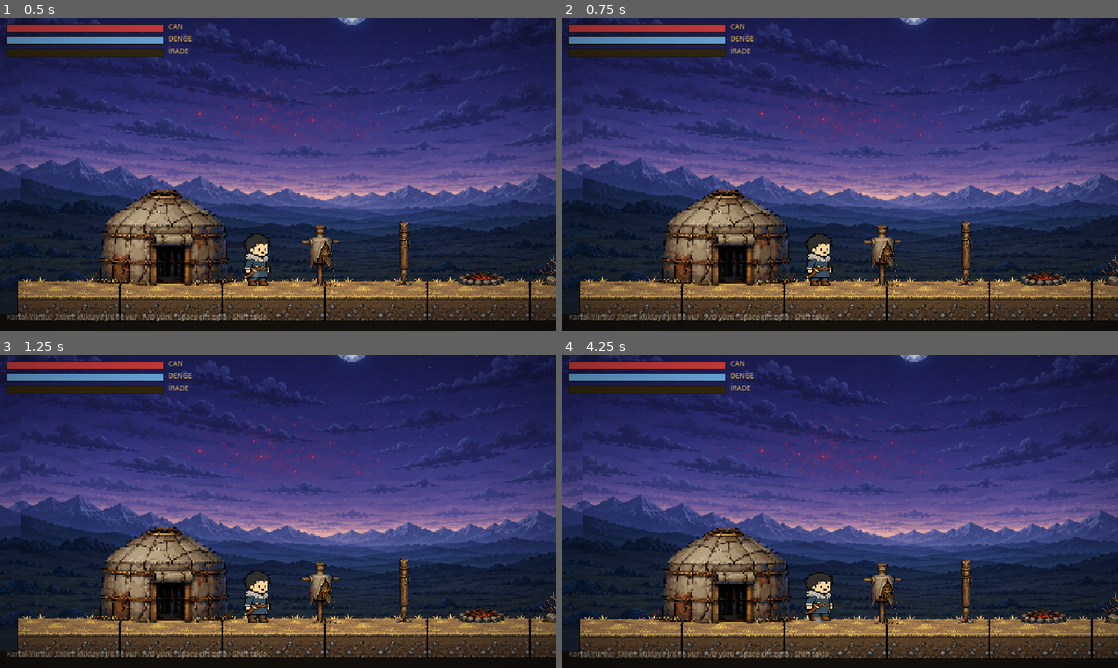
Above: before the commit, frames 1-4 (two rows, left to right).
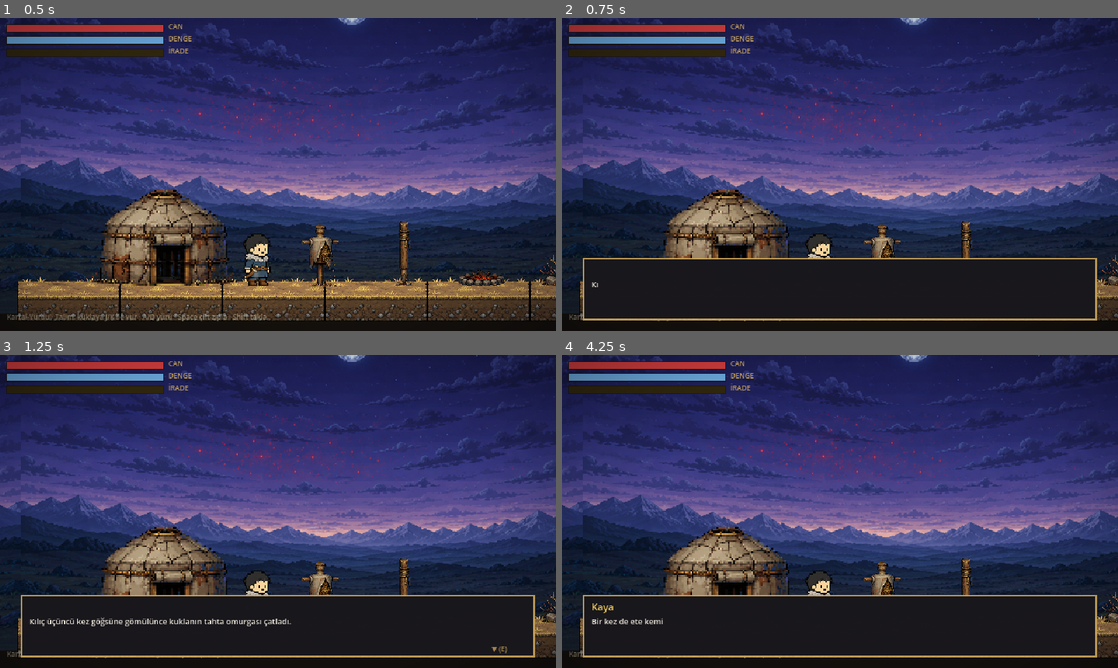
Above: after the commit, the same moments.

Repository: AhmetSoz/verridia
Game: Godot game, scene res://scenes/levels/kartal_yurdu.tscn
Two runs of this game, one before a commit and one after it. Both use one fixed random seed, a clock stepped at 60 frames per second and the inputs below.
Inputs:
- Up to frame 1 (0.5 s): no input
- Up to frame 2 (0.75 s): hold E (etkilesim) from 0.53 s (still down)
- Up to frame 3 (1.25 s): keep holding E (etkilesim); tap J (saldiri_hafif) at 0.8 s
- Up to frame 4 (4.25 s): release E (etkilesim) at 1.28 s; tap J (saldiri_hafif) at 1.35, 3.05 s; tap Space (zipla) at 1.55, 3.8 s; tap Enter at 2 s; hold Space (zipla) 2.03-2.78 s; tap E (etkilesim) at 2.3 s; tap S (egil) at 2.85 s; hold E (etkilesim) from 3.53 s (still down)

Frame 1 is identical in both runs. In frame 2, 13% of the frame differs, in the area x 3-97%, y 76-97%; in frame 3, 14%; in frame 4, 15%, in the area x 0-100%, y 54-97%.

Commit message:
feat(oyun): sinematik diyalog sistemi + Kartal-Yurdu kitap acilis metni
- dialog.tscn/gd: altin cerceveli Turkce diyalog kutusu, daktilo efekti, E/Space ilerlet
- Bolum 1 acilis: kitabin ilk satirlari (kukla+Tek Goz+Kaya'nin sozleri) sinematik oynar
- oyuncuya girdi_kilitli: sinematik/diyalog sirasinda kontrol kapali
- Kaya/Burkut sanati gelince duello + karakterler bu iskelete eklenecek

Co-Authored-By: Claude Opus 4.8 <noreply@anthropic.com>

Diff:
--- /dev/null
+++ b/game/scenes/ui/dialog.tscn
@@ -0,0 +1,55 @@
+[gd_scene load_steps=2 format=3]
+
+[ext_resource type="Script" path="res://scripts/ui/dialog.gd" id="1"]
+
+[node name="Dialog" type="CanvasLayer"]
+layer = 20
+script = ExtResource("1")
+
+[node name="Kutu" type="Control" parent="."]
+layout_mode = 3
+anchors_preset = 15
+anchor_right = 1.0
+anchor_bottom = 1.0
+
+[node name="Cerceve" type="ColorRect" parent="Kutu"]
+offset_left = 24.0
+offset_top = 276.0
+offset_right = 616.0
+offset_bottom = 348.0
+color = Color(0.79, 0.64, 0.36, 0.9)
+
+[node name="Zemin" type="ColorRect" parent="Kutu"]
+offset_left = 26.0
+offset_top = 278.0
+offset_right = 614.0
+offset_bottom = 346.0
+color = Color(0.07, 0.07, 0.1, 0.96)
+
+[node name="Ad" type="Label" parent="Kutu"]
+offset_left = 34.0
+offset_top = 282.0
+offset_right = 320.0
+offset_bottom = 296.0
+theme_override_colors/font_color = Color(0.91, 0.77, 0.36, 1)
+theme_override_font_sizes/font_size = 11
+text = "Ad"
+
+[node name="Metin" type="Label" parent="Kutu"]
+offset_left = 34.0
+offset_top = 300.0
+offset_right = 606.0
+offset_bottom = 342.0
+theme_override_colors/font_color = Color(0.92, 0.9, 0.85, 1)
+theme_override_font_sizes/font_size = 9
+autowrap_mode = 3
+text = "Metin"
+
+[node name="Devam" type="Label" parent="Kutu"]
+offset_left = 566.0
+offset_top = 332.0
+offset_right = 610.0
+offset_bottom = 344.0
+theme_override_colors/font_color = Color(0.79, 0.64, 0.36, 0.8)
+theme_override_font_sizes/font_size = 8
+text = "▼ (E)"
--- a/game/scripts/levels/kartal_yurdu.gd
+++ b/game/scripts/levels/kartal_yurdu.gd
@@ -1,6 +1,8 @@
 extends Node2D
 ## Kartal-Yurdu — Birinci Kitap açılışı (Bölüm 1, TOGAN).
 ## Şafak öncesi bozkır talim alanı. Tek Göz gökte, Kızıl Sürü ufukta.
+
+const DIALOG := preload("res://scenes/ui/dialog.tscn")
 
 @onready var oyuncu: PlayerTogan = $Togan
 @onready var hud = $HUD
@@ -14,3 +16,20 @@
 	kam.limit_right = 1520
 	kam.limit_top = -140
 	kam.limit_bottom = 392
+	_acilis_sinematigi.call_deferred()
+
+func _acilis_sinematigi() -> void:
+	# Togan yere otursun, sonra kitap açılış satırları
+	oyuncu.girdi_kilitli = true
+	await get_tree().create_timer(0.7).timeout
+	var d = DIALOG.instantiate()
+	add_child(d)
+	d.bitti.connect(func(): oyuncu.girdi_kilitli = false)
+	d.goster([
+		["", "Kılıç üçüncü kez göğsüne gömülünce kuklanın tahta omurgası çatladı."],
+		["", "Aşağıda Kartal-Yurdu uyuyordu. Tek Göz kuzey sırtlarının üzerinde asılıydı."],
+		["Togan", "(Kaçıncı darbe olduğunu bilmiyorum. Şafak hâlâ ne kadar uzak?)"],
+		["Kaya", "Demiri değil, kendini yoruyorsun."],
+		["Kaya", "Bir kez de ete kemiğe karşı salla. Belki kime vurduğunu hatırlarsın."],
+		["", "Talimin vakti geldi. (Kuklaya J/K ile vur, A/D ile yürü.)"],
+	])
--- a/game/scripts/movement/player_togan.gd
+++ b/game/scripts/movement/player_togan.gd
@@ -65,6 +65,7 @@
 var _cekme_hedef: Vector2 = Vector2.ZERO
 var _cift_zipla_kullanildi: bool = false
 var _parry_bekleme: float = 0.0
+var girdi_kilitli: bool = false        # sinematik/diyalog sırasında kontrol kapalı
 
 @onready var stats: CombatStats = $CombatStats
 @onready var hitbox: Hitbox = $Hitbox
@@ -130,12 +131,14 @@
 		_coyote_sayac -= delta
 	if _parry_bekleme > 0.0:
 		_parry_bekleme -= delta
-	if Input.is_action_just_pressed("zipla"):
+	if not girdi_kilitli and Input.is_action_just_pressed("zipla"):
 		_zipla_tampon_sayac = zipla_tamponu
 	else:
 		_zipla_tampon_sayac -= delta
 	# Saldırı/kaçınma girdi tamponu — meşgulken basılan eylem hatırlanır
-	if Input.is_action_just_pressed("saldiri_hafif"):
+	if girdi_kilitli:
+		pass
+	elif Input.is_action_just_pressed("saldiri_hafif"):
 		_girdi_tamponla("hafif")
 	elif Input.is_action_just_pressed("saldiri_agir"):
 		_girdi_tamponla("agir")
@@ -165,6 +168,8 @@
 		velocity.y = minf(velocity.y + yercekimi * delta, dusme_azami)
 
 func _girdi_ekseni() -> float:
+	if girdi_kilitli:
+		return 0.0
 	return Input.get_axis("hareket_sol", "hareket_sag")
 
 func _yer_hareketi(delta: float) -> void:
@@ -266,6 +271,8 @@
 # ---------- Eylemler ----------
 
 func _eylem_dinle() -> void:
+	if girdi_kilitli:
+		return
 	var eylem := _tamponu_tuket()
 	match eylem:
 		"kacin":
--- /dev/null
+++ b/game/scripts/ui/dialog.gd
@@ -0,0 +1,61 @@
+extends CanvasLayer
+## Diyalog kutusu — sinematik/hikâye satırları (Türkçe). Daktilo efekti + ilerletme.
+## Kullanım: dialog.goster([["Kaya","Demiri değil..."], ["Togan","..."]])  → bitti sinyali
+
+signal bitti
+
+const HIZ := 44.0  # karakter/sn
+
+@onready var kutu: Control = $Kutu
+@onready var ad_lbl: Label = $Kutu/Ad
+@onready var metin_lbl: Label = $Kutu/Metin
+@onready var devam_lbl: Label = $Kutu/Devam
+
+var _satirlar: Array = []
+var _idx: int = -1
+var _tam: String = ""
+var _gorunen: float = 0.0
+
+func _ready() -> void:
+	kutu.visible = false
+
+func goster(satirlar: Array) -> void:
+	_satirlar = satirlar
+	_idx = -1
+	kutu.visible = true
+	_sonraki()
+
+func _sonraki() -> void:
+	_idx += 1
+	if _idx >= _satirlar.size():
+		kutu.visible = false
+		bitti.emit()
+		return
+	var s: Array = _satirlar[_idx]
+	ad_lbl.text = s[0]
+	ad_lbl.visible = s[0] != ""
+	_tam = s[1]
+	_gorunen = 0.0
+	metin_lbl.text = ""
+	devam_lbl.visible = false
+
+func _process(delta: float) -> void:
+	if not kutu.visible:
+		return
+	if _gorunen < float(_tam.length()):
+		_gorunen = minf(_gorunen + HIZ * delta, float(_tam.length()))
+		metin_lbl.text = _tam.substr(0, int(_gorunen))
+		if _gorunen >= float(_tam.length()):
+			devam_lbl.visible = true
+
+func _input(event: InputEvent) -> void:
+	if not kutu.visible:
+		return
+	if event.is_action_pressed("etkilesim") or event.is_action_pressed("zipla") or event.is_action_pressed("saldiri_hafif"):
+		if _gorunen < float(_tam.length()):
+			_gorunen = float(_tam.length())     # anında tamamla
+			metin_lbl.text = _tam
+			devam_lbl.visible = true
+		else:
+			_sonraki()
+		get_viewport().set_input_as_handled()
Not shown, added: game/scripts/ui/dialog.gd.uid
